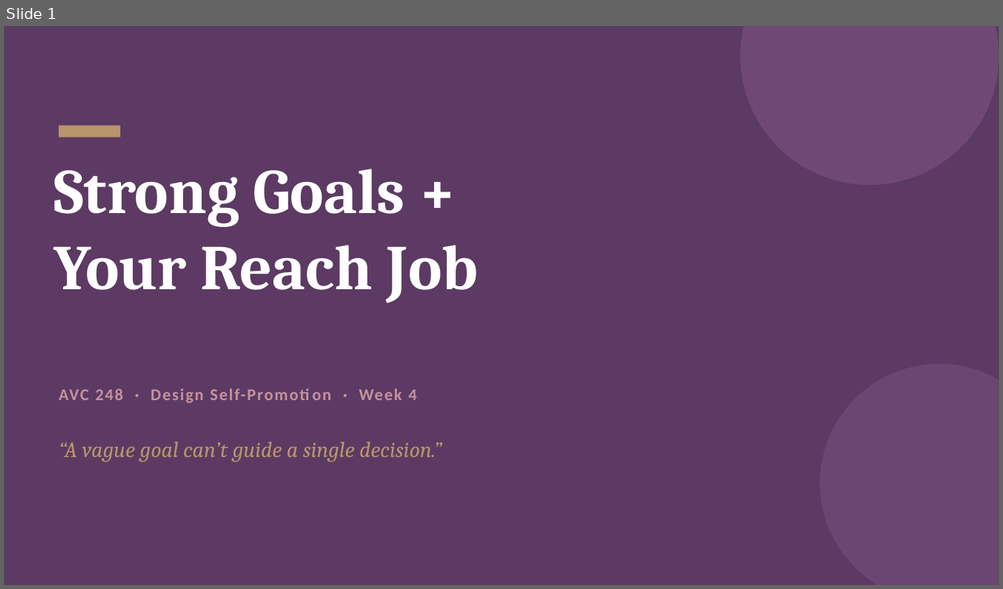
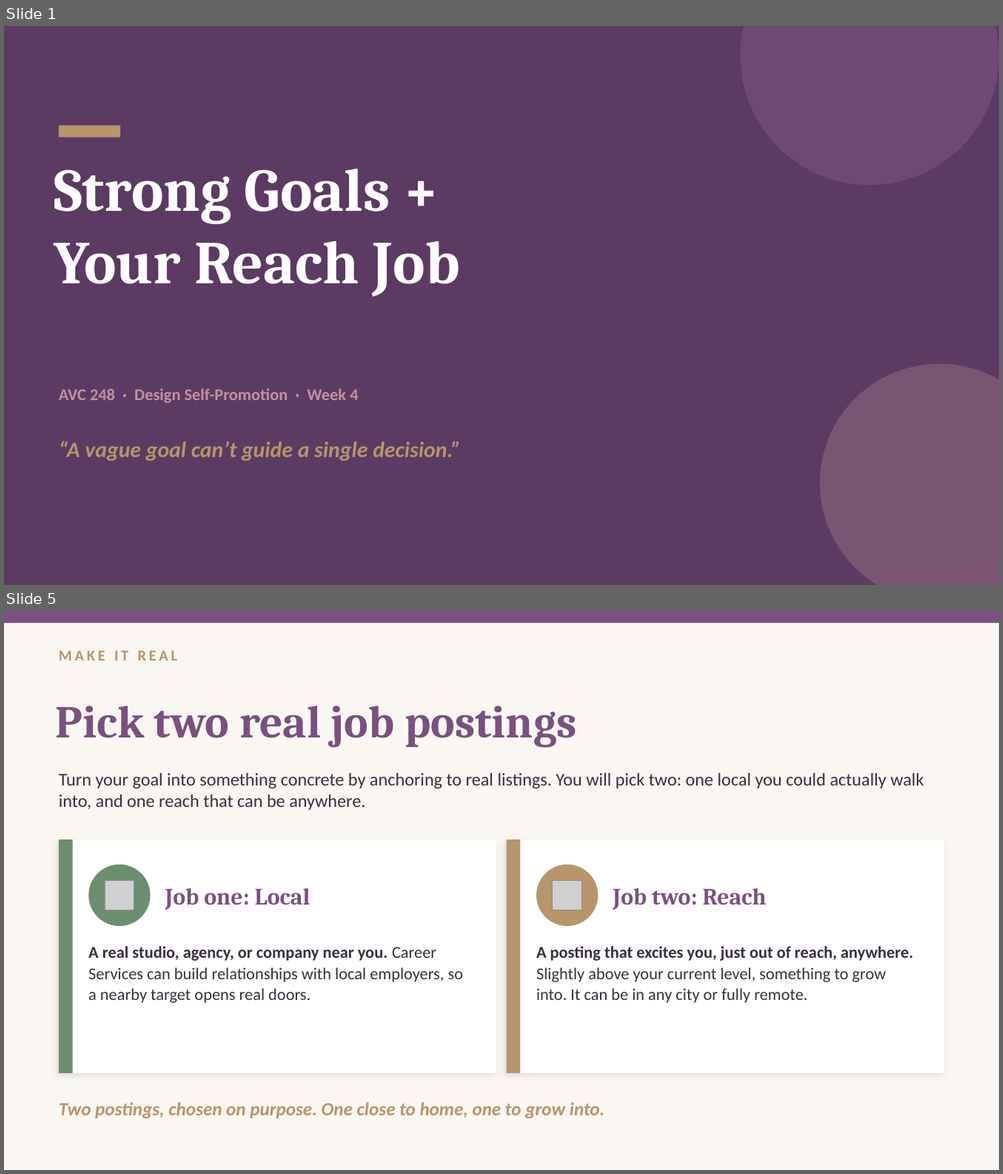
Before and after one commit to singletrackmom/singletrackmom.github.io, a slide deck: canvas/avc248/slides/week-04-goals-and-reach-job.pptx. Shown one above the other, each under a label of ours: slide 1 before the commit, slides 1 and 5 after it; the slides between them are not shown. The pictures are 1003x589 and 1003x1174 pixels, drawn with LibreOffice and Linux fonts; fonts in the diff are those of the drawing; grey boxes stand for pictures. Boxes give left, top, right and bottom in pixels: in the first picture for what was removed or moved away, otherwise in the second. Text is boxed around its words. In the diff, an @@ line names an element or a change of style, - is before the commit and + after.

```diff
--- a/canvas/avc248/slides/week-04-goals-and-reach-job.pptx
+++ b/canvas/avc248/slides/week-04-goals-and-reach-job.pptx
@@ slide 5 added at [4,611,999,1170], background #FAF7F2 @@
@@ rectangle added at [4,611,999,623], fill #7A5080 @@
@@ text added at [59,650,178,661], 11 pt, text #B8956A, bold @@
+MAKE IT REAL
@@ text added at [56,706,577,748], 33 pt, text #7A5080, bold @@
+Pick two real job postings
@@ text added at [59,773,923,810], 13 pt, text #3A2E3F @@
+Turn your goal into something concrete by anchoring to real listings. You will pick two: one local you could actually walk into, and one reach that can be anywhere.
@@ rectangle added at [59,840,496,1073], fill #FFFFFF @@
@@ rectangle added at [59,840,73,1073], fill #6B8F6E @@
@@ rectangle added at [506,840,944,1073], fill #FFFFFF @@
@@ rectangle added at [506,840,521,1073], fill #B8956A @@
@@ ellipse added at [88,865,151,926], fill #6B8F6E @@
@@ ellipse added at [536,865,597,926], fill #B8956A @@
@@ picture added at [105,880,134,911] @@
@@ text added at [165,889,310,910], 17 pt, text #7A5080, bold @@
+Job one: Local
@@ picture added at [552,880,582,911] @@
@@ text added at [612,889,766,910], 17 pt, text #7A5080, bold @@
+Job two: Reach
@@ text added at [88,946,464,1003], 12 pt, text #3A2E3F @@
+A real studio, agency, or company near you. Career Services can build relationships with local employers, so a nearby target opens real doors.
@@ text added at [536,946,913,1003], 12 pt, text #3A2E3F @@
+A posting that excites you, just out of reach, anywhere. Slightly above your current level, something to grow into. It can be in any city or fully remote.
@@ text added at [59,1102,605,1119], 13.5 pt, text #B8956A, bold, italic @@
+Two postings, chosen on purpose. One close to home, one to grow into.
@@ slide 1 changed as well @@
@@ text "Strong Goals +" at [54,169,460,297]: size 46 to 44 pt @@
@@ text "AVC 248 · Design Self-Promotion ..." at [59,389,358,403]: letter spacing 1 to 0 pt @@
@@ ellipse at [819,364,999,585]: fill #7A5080 at 55% opacity to #C4929E at 30% opacity @@
@@ text "“A vague goal can’t guide ..." at [59,441,461,461]: font Cambria to Calibri, bold on @@
```
Also in this commit, not shown: 6 other slides changed, 1 other slide added, 1 slide removed, 33 other files.
